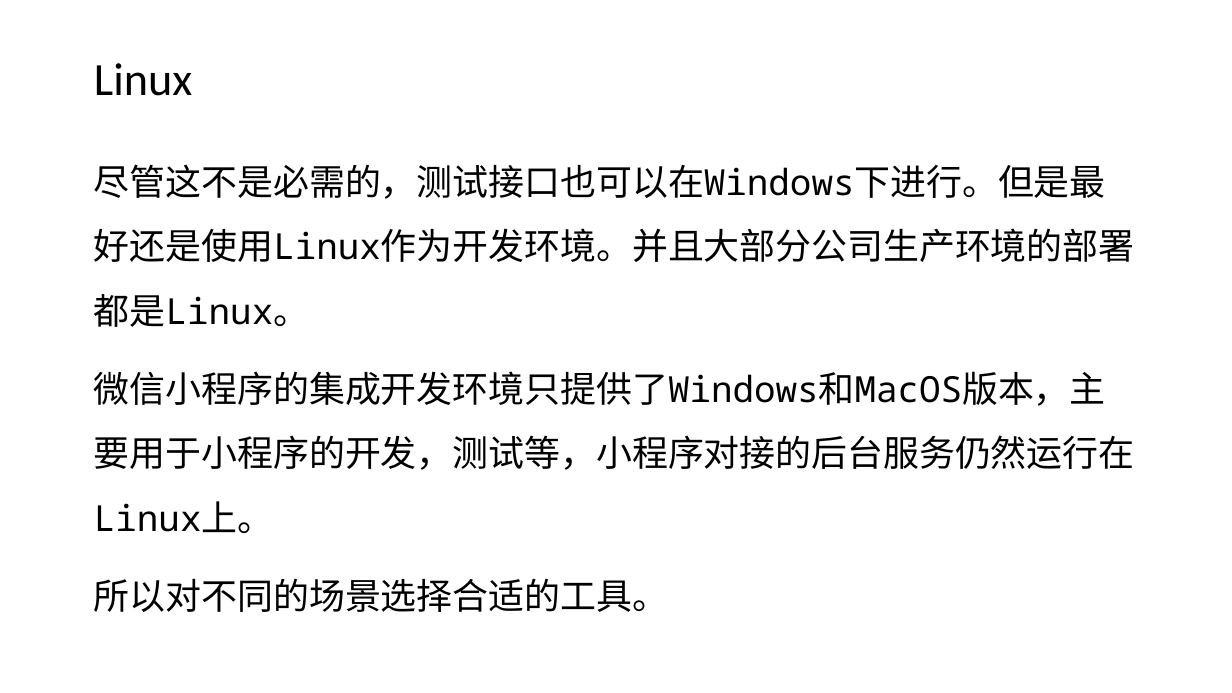
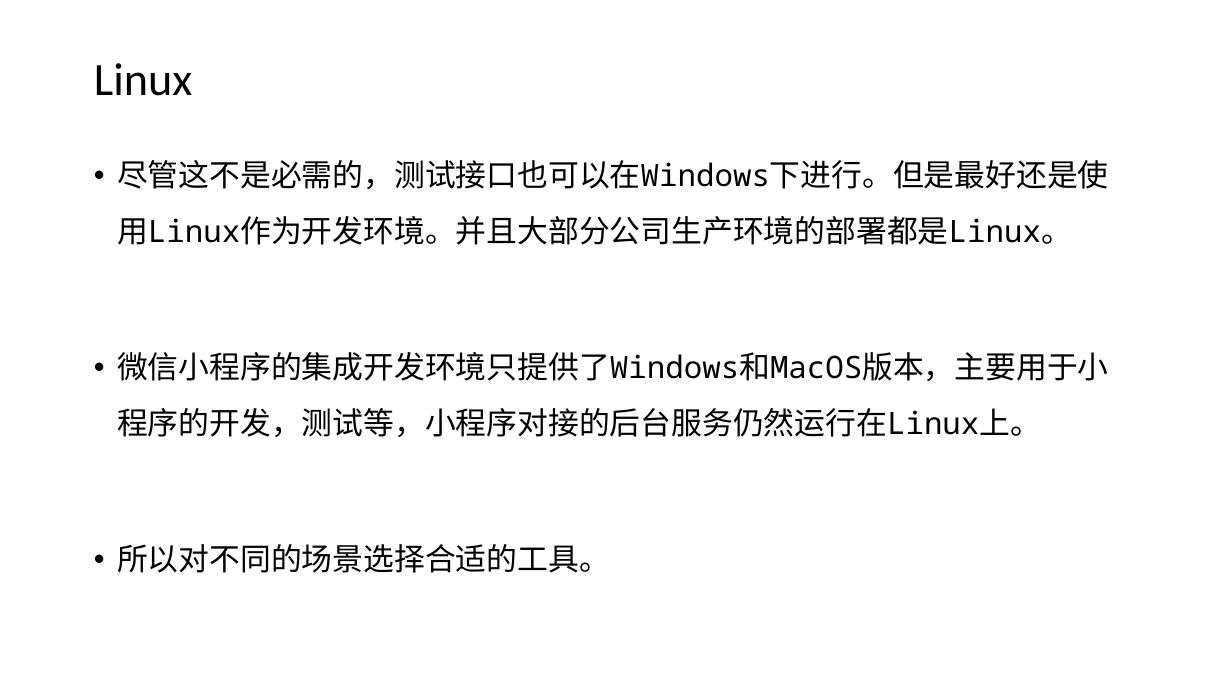
Before and after one commit to edu2act/course-wechat-and-miniprogram, a slide deck: slide 7 of ch01/技术清单.pptx. Drawn at 1232x693 pixels with LibreOffice and Linux fonts; fonts in the diff are those of the drawing. Boxes give left, top, right and bottom in pixels: in the first picture for what was removed or moved away, otherwise in the second. Text is boxed around its words. In the diff, an @@ line names an element or a change of style, - is before the commit and + after.

```diff
--- a/ch01/技术清单.pptx
+++ b/ch01/技术清单.pptx
@@ text "尽管这不是必需的，测试接口也可以在Windows下进行。但是最好还是使用Linux作为开发环境。并且大部分公司生产环境的 ..." at box(117, 160, 1109, 573): size 28 to 24 pt; bullet none to • @@
```
Also in this commit, not shown: 7 other slides changed, 3 other files.
